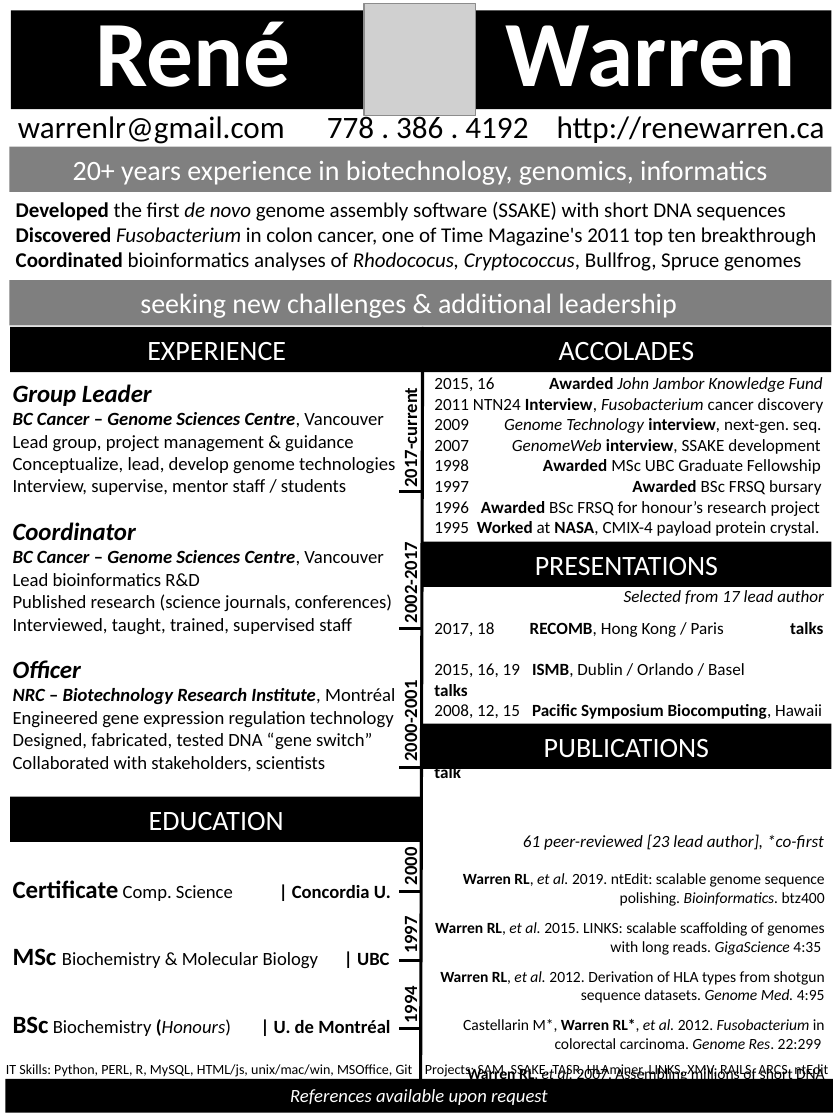
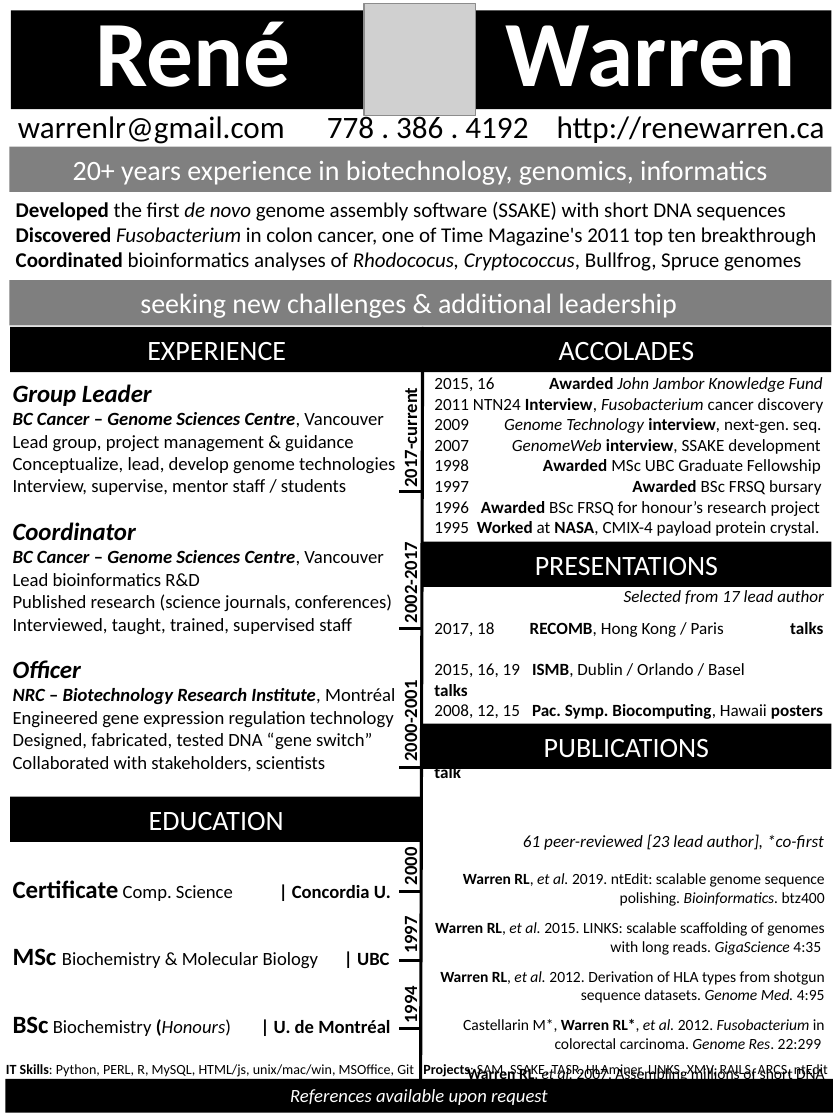
Before and after one commit to warrenlr/warrenlr.github.io, a slide deck: slide 1 of cv/CV_RWARREN_PPT2.pptx. Drawn at 840x1120 pixels with LibreOffice and Linux fonts; fonts in the diff are those of the drawing; grey boxes stand for pictures. Boxes give left, top, right and bottom in pixels: in the first picture for what was removed or moved away, otherwise in the second. Text is boxed around its words. In the diff, an @@ line names an element or a change of style, - is before the commit and + after.

```diff
--- a/cv/CV_RWARREN_PPT2.pptx
+++ b/cv/CV_RWARREN_PPT2.pptx
@@ text at [434,704,823,719]: text changed @@
-2008, 12, 15 Pacific Symposium Biocomputing, Hawaii
+2008, 12, 15 Pac. Symp. Biocomputing, Hawaii posters
@@ text "IT Skills: Python, PERL, R, ..." at [6,1063,828,1079]: bold on in "IT Skills: Projects:" @@
```
Also in this commit, not shown: 1 other file.
